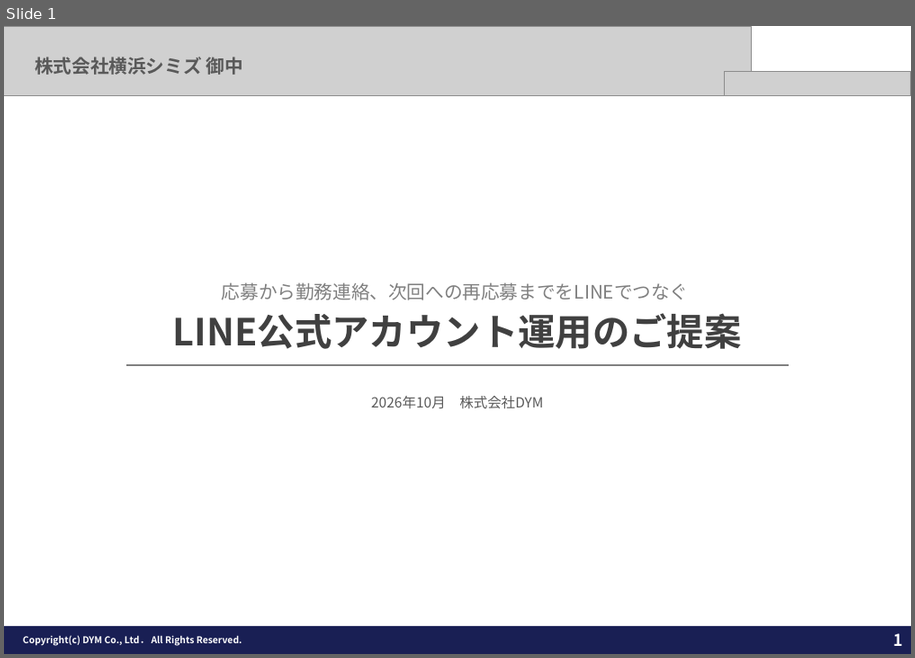
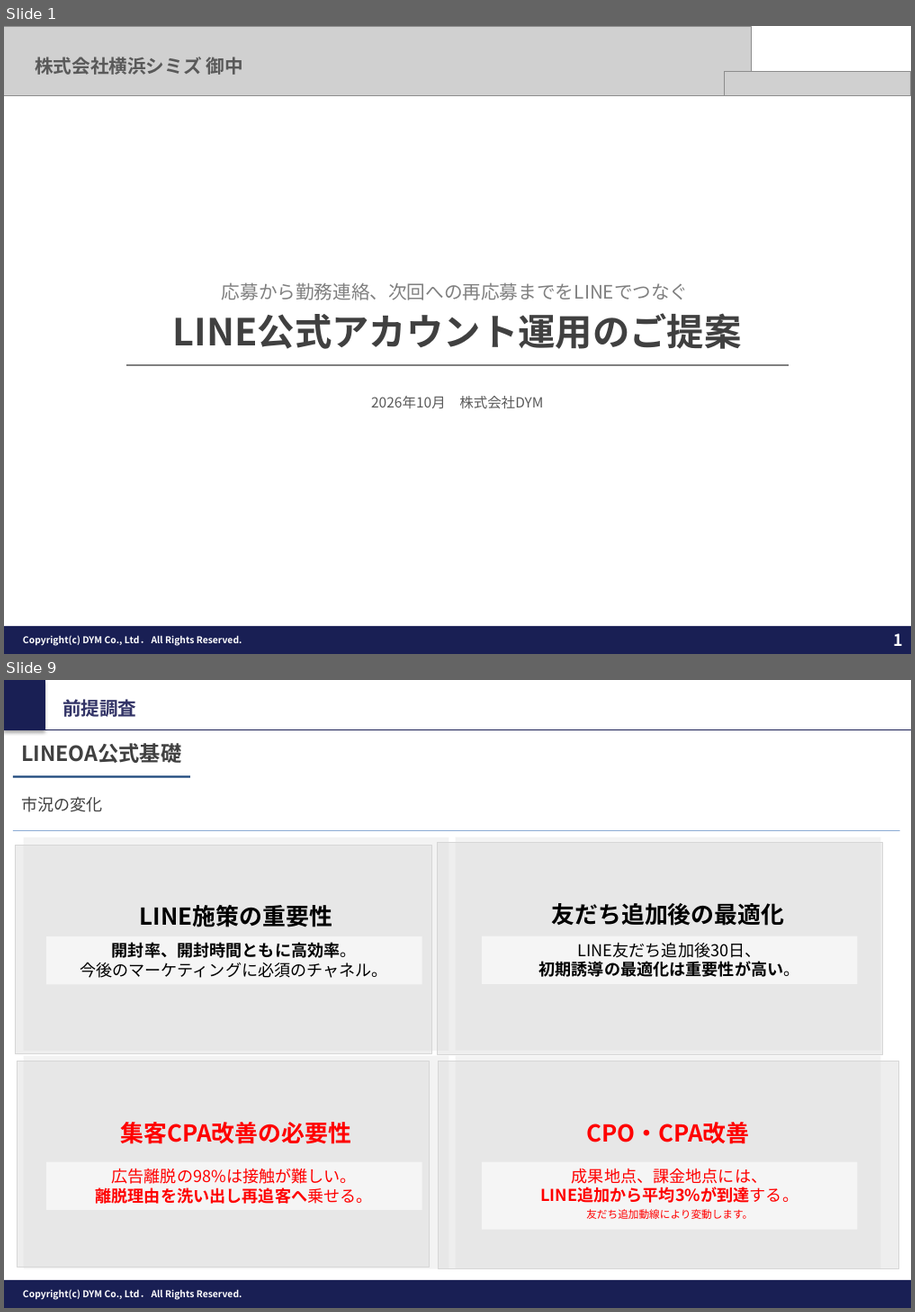
Before and after one commit to tonomura-r-dev/folder, a slide deck: 202610_株式会社横浜シミズ御中_LINE公式アカウント運用のご提案.pptx. Shown one above the other, each under a label of ours: slide 1 before the commit, slides 1 and 9 after it; the slides between them are not shown. The pictures are 915x658 and 915x1312 pixels, drawn with LibreOffice and Linux fonts; fonts in the diff are those of the drawing; grey boxes stand for pictures; background and template pictures are left out. Boxes give left, top, right and bottom in pixels: in the first picture for what was removed or moved away, otherwise in the second. Text is boxed around its words. In the diff, an @@ line names an element or a change of style, - is before the commit and + after.

```diff
--- a/202610_株式会社横浜シミズ御中_LINE公式アカウント運用のご提案.pptx
+++ b/202610_株式会社横浜シミズ御中_LINE公式アカウント運用のご提案.pptx
@@ slide 9 added at bbox=[4, 680, 911, 1308], background #FFFFFF; not listed: 3 template elements that a slide beside it also shows @@
@@ rectangle added at bbox=[4, 680, 45, 730], fill #191F54 @@
@@ text added at bbox=[62, 697, 136, 720], 16 pt, text #323366, bold @@
+前提調査
@@ line added from (4, 730) to (911, 730), #191F54 0.75 pt @@
@@ text added at bbox=[21, 743, 181, 763], 18 pt, text #404040, bold @@
+LINEOA公式基礎
@@ rectangle added at bbox=[13, 775, 191, 777], fill #1F497D @@
@@ text added at bbox=[21, 797, 103, 812], 14 pt, text #404040 @@
+市況の変化
@@ rectangle added at bbox=[11, 837, 902, 1278], fill #FFFFFF at 65% opacity @@
@@ rectangle added at bbox=[13, 831, 900, 831], fill #4F81BD @@
@@ rectangle added at bbox=[23, 838, 449, 1051], fill #D9D9D9 at 30% opacity, 20 pt, text #000000, bold @@
+LINE施策の重要性
@@ rectangle added at bbox=[456, 838, 881, 1051], fill #D9D9D9 at 30% opacity, 20 pt, text #000000, bold @@
+友だち追加後の最適化
@@ picture added at bbox=[15, 845, 432, 1054] @@
@@ picture added at bbox=[437, 843, 882, 1054] @@
@@ rectangle added at bbox=[46, 936, 422, 984], fill #FFFFFF at 60% opacity, 14 pt, text #000000 @@
+開封率、開封時間ともに高効率。
+今後のマーケティングに必須のチャネル。
@@ rectangle added at bbox=[482, 936, 858, 984], fill #FFFFFF at 60% opacity, 14 pt, text #000000 @@
+LINE友だち追加後30日、
+初期誘導の最適化は重要性が高い。
@@ rectangle added at bbox=[23, 1056, 449, 1270], fill #D9D9D9 at 30% opacity, 20 pt, text #FF0000, bold @@
+集客CPA改善の必要性
@@ rectangle added at bbox=[456, 1056, 881, 1270], fill #D9D9D9 at 30% opacity, 20 pt, text #FF0000, bold @@
+CPO・CPA改善
@@ picture added at bbox=[18, 1061, 430, 1267] @@
@@ picture added at bbox=[439, 1061, 900, 1269] @@
@@ rectangle added at bbox=[46, 1162, 422, 1210], fill #FFFFFF at 60% opacity, 14 pt, text #FF0000 @@
+広告離脱の98%は接触が難しい。
+離脱理由を洗い出し再追客へ乗せる。
@@ rectangle added at bbox=[482, 1162, 858, 1230], fill #FFFFFF at 60% opacity, 14 pt, text #FF0000 @@
+成果地点、課金地点には、
+LINE追加から平均3%が到達する。
@@ text added at bbox=[586, 1209, 753, 1219], 9 pt, text #FF0000 @@
+友だち追加動線により変動します。
@@ rectangle added at bbox=[865, 1284, 904, 1308], fill #191F54 @@
```
Also in this commit, not shown: 13 other slides added, 5 other files.
